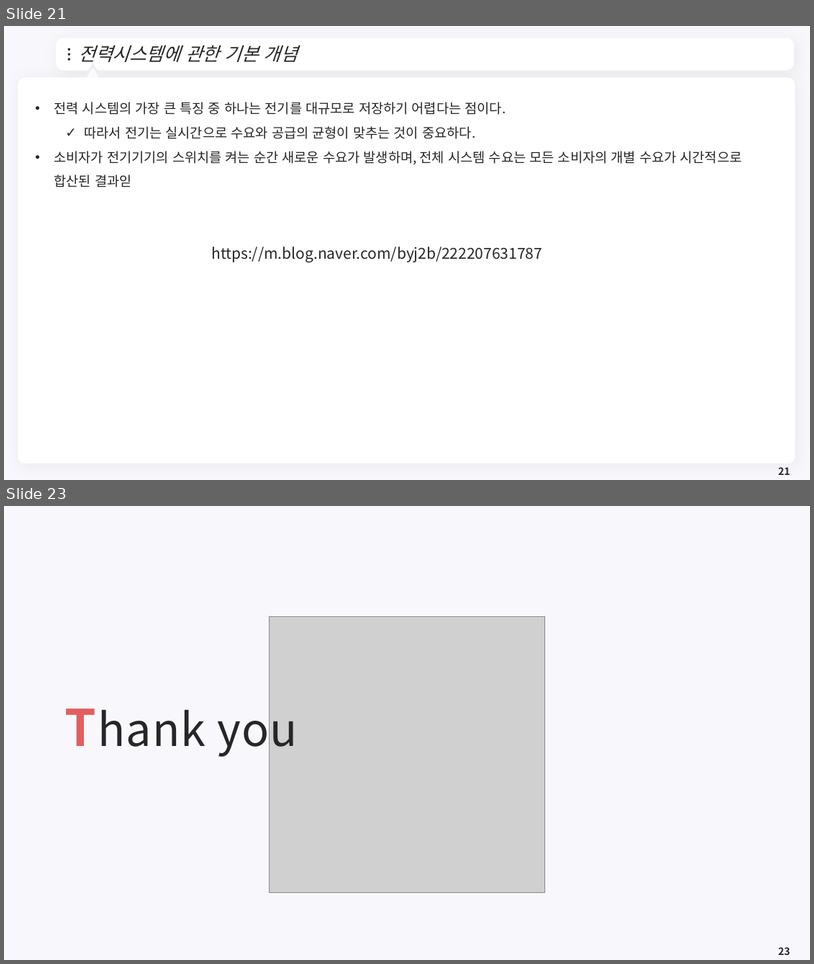
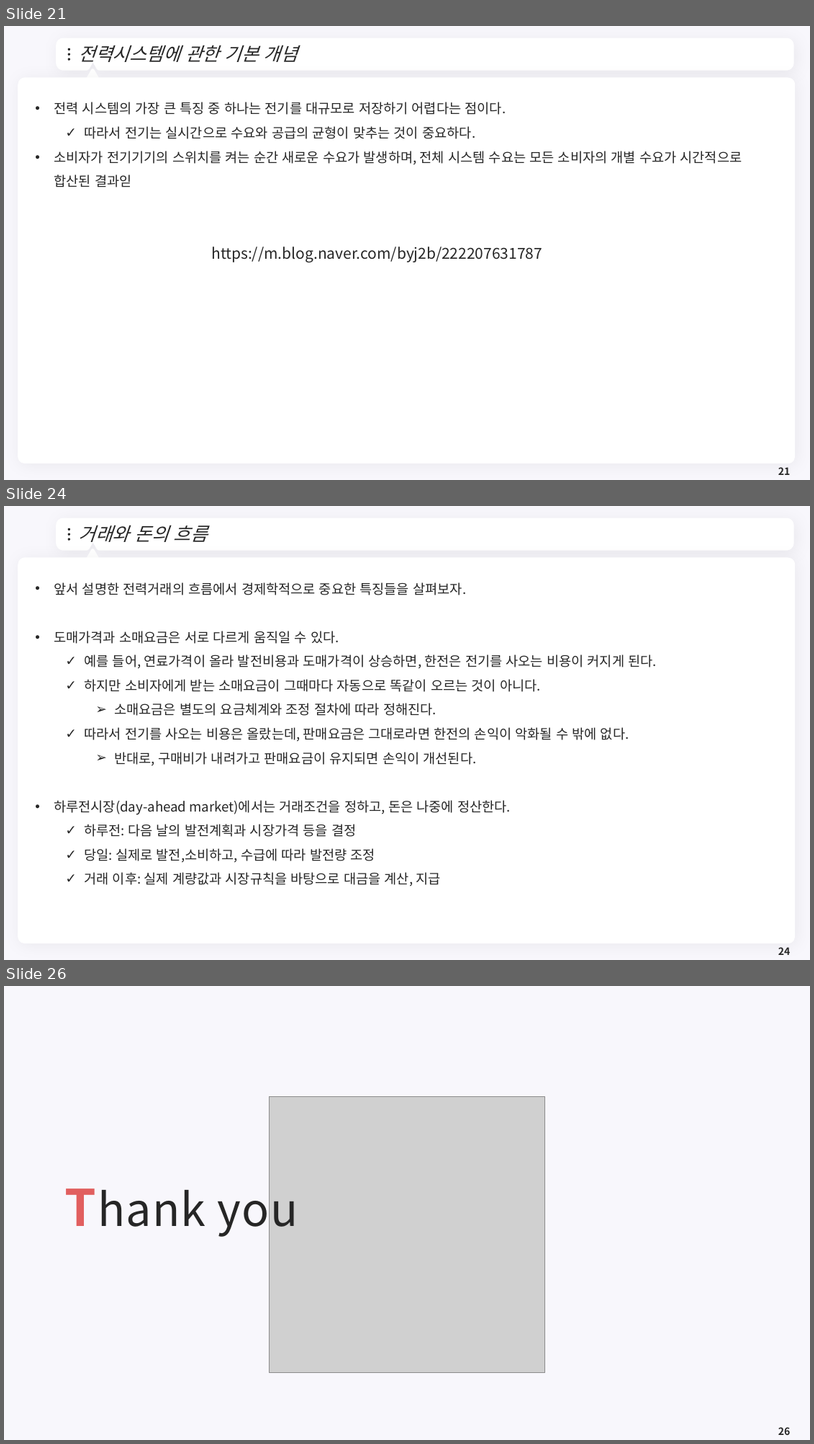
Before and after one commit to meandthey/Teaching, a slide deck: 에너지경제학/자원에너지경제학_Chapter_8 (전력시장).pptx. Shown one above the other, each under a label of ours: slides 21 and 23 before the commit, slides 21, 24 and 26 after it; the slides between them are not shown. The pictures are 814x964 and 814x1444 pixels, drawn with LibreOffice and Linux fonts; fonts in the diff are those of the drawing; grey boxes stand for pictures; background and template pictures are left out. Boxes give left, top, right and bottom in pixels: in the first picture for what was removed or moved away, otherwise in the second. Text is boxed around its words. In the diff, an @@ line names an element or a change of style, - is before the commit and + after.

```diff
--- a/에너지경제학/자원에너지경제학_Chapter_8 (전력시장).pptx
+++ b/에너지경제학/자원에너지경제학_Chapter_8 (전력시장).pptx
@@ slide 24 added at (x1=4, y1=506, x2=810, y2=960), background #F8F7FC; not listed: 7 template elements that a slide beside it also shows @@
@@ title added at (x1=79, y1=525, x2=208, y2=542), 22 pt, text #262626, italic @@
+거래와 돈의 흐름
@@ text added at (x1=54, y1=582, x2=657, y2=886), 16 pt, text #262626 @@
+• 앞서 설명한 전력거래의 흐름에서 경제학적으로 중요한 특징들을 살펴보자.
+• 도매가격과 소매요금은 서로 다르게 움직일 수 있다.
+  ✓ 예를 들어, 연료가격이 올라 발전비용과 도매가격이 상승하면, 한전은 전기를 사오는 비용이 커지게 된다.
+  ✓ 하지만 소비자에게 받는 소매요금이 그때마다 자동으로 똑같이 오르는 것이 아니다.
+    ➢ 소매요금은 별도의 요금체계와 조정 절차에 따라 정해진다.
+  ✓ 따라서 전기를 사오는 비용은 올랐는데, 판매요금은 그대로라면 한전의 손익이 악화될 수 밖에 없다.
+    ➢ 반대로, 구매비가 내려가고 판매요금이 유지되면 손익이 개선된다.
+• 하루전시장(day-ahead market)에서는 거래조건을 정하고, 돈은 나중에 정산한다.
+  ✓ 하루전: 다음 날의 발전계획과 시장가격 등을 결정
+  ✓ 당일: 실제로 발전,소비하고, 수급에 따라 발전량 조정
+  ✓ 거래 이후: 실제 계량값과 시장규칙을 바탕으로 대금을 계산, 지급
@@ page number added at (x1=779, y1=947, x2=790, y2=955), 12 pt, text #262626, bold @@
+24
@@ what was slide 23 is now slide 26 @@
@@ page number at (x1=779, y1=1427, x2=790, y2=1435): text changed @@
-23
+26
```
Also in this commit, not shown: 2 slides changed, 2 other slides added, 3 other files.
